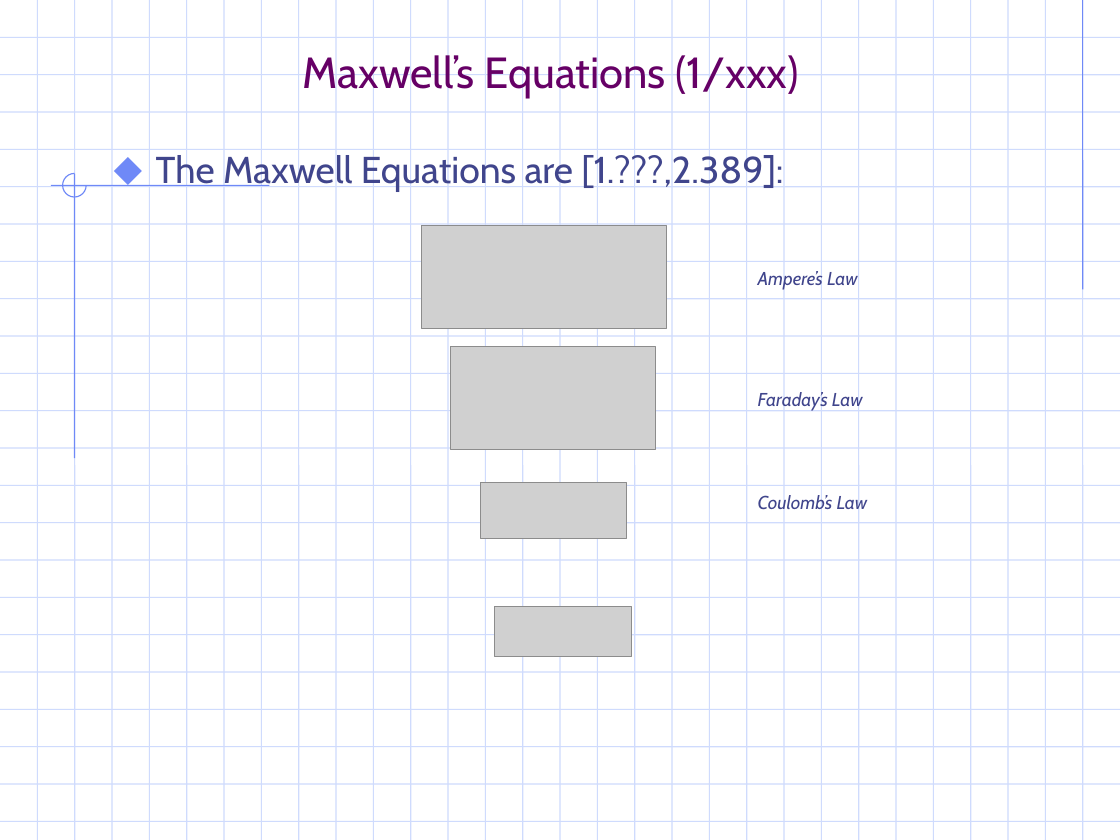
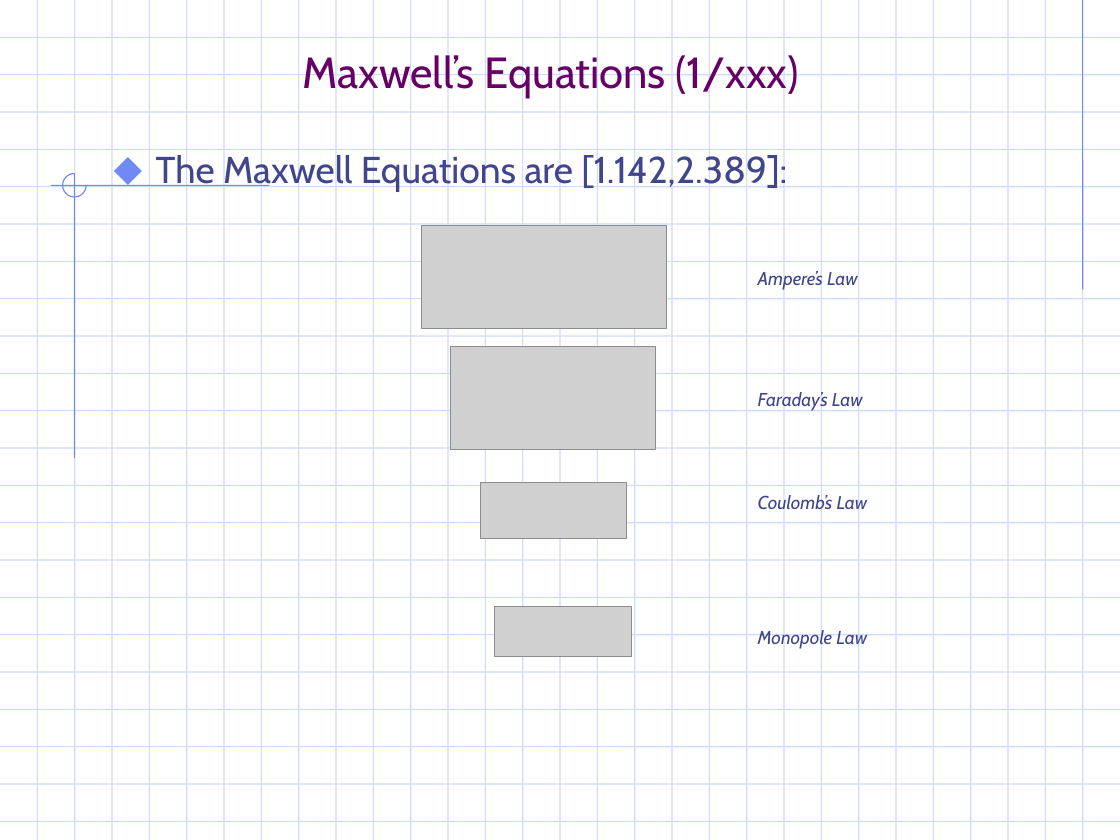
Before and after one commit to gravmath/Projects, a slide deck: slide 4 of PowerPoint/EM_notes.ppt. Drawn at 1120x840 pixels with LibreOffice and Linux fonts; fonts in the diff are those of the drawing; grey boxes stand for pictures; background and template pictures are left out. Boxes give left, top, right and bottom in pixels: in the first picture for what was removed or moved away, otherwise in the second. Text is boxed around its words. In the diff, an @@ line names an element or a change of style, - is before the commit and + after.

```diff
--- a/PowerPoint/EM_notes.ppt
+++ b/PowerPoint/EM_notes.ppt
@@ text at (x1=156, y1=151, x2=787, y2=191): text changed @@
-⬥ The Maxwell Equations are [1.???,2.389]:
+⬥ The Maxwell Equations are [1.142,2.389]:
@@ text added at (x1=758, y1=628, x2=867, y2=649), 12 pt, text #40458C, italic @@
+Monopole Law
```
Also in this commit, not shown: 7 other slides changed, 8 slides added, 11 other files.
